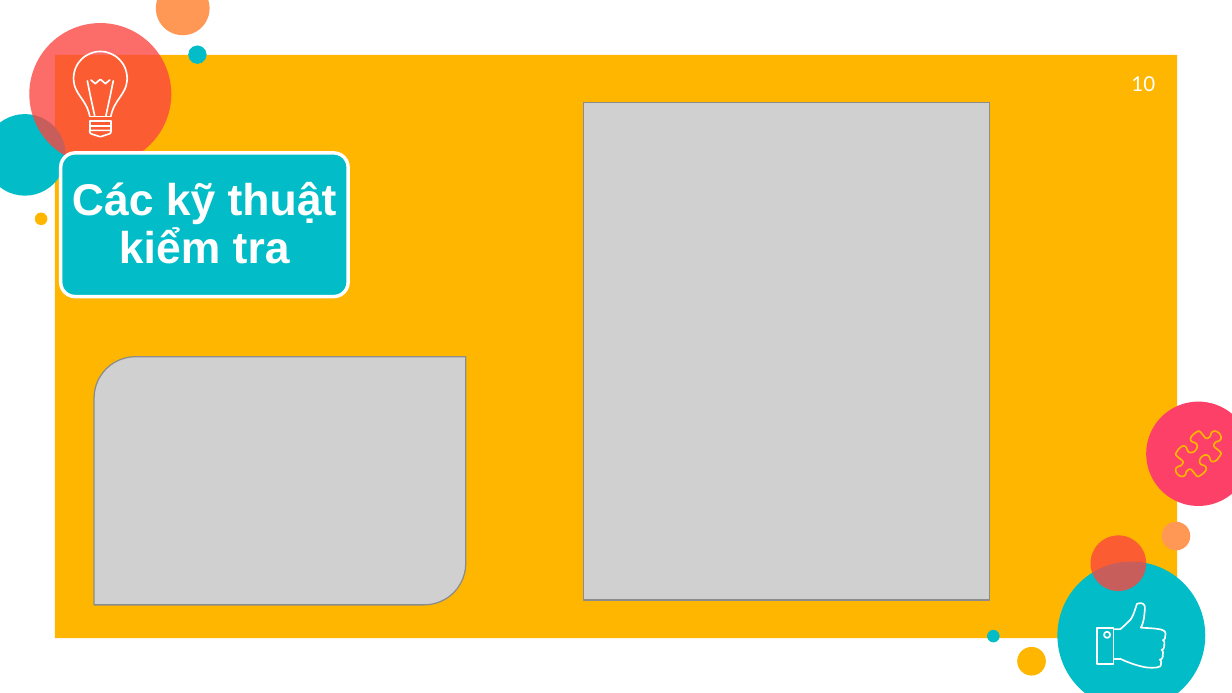
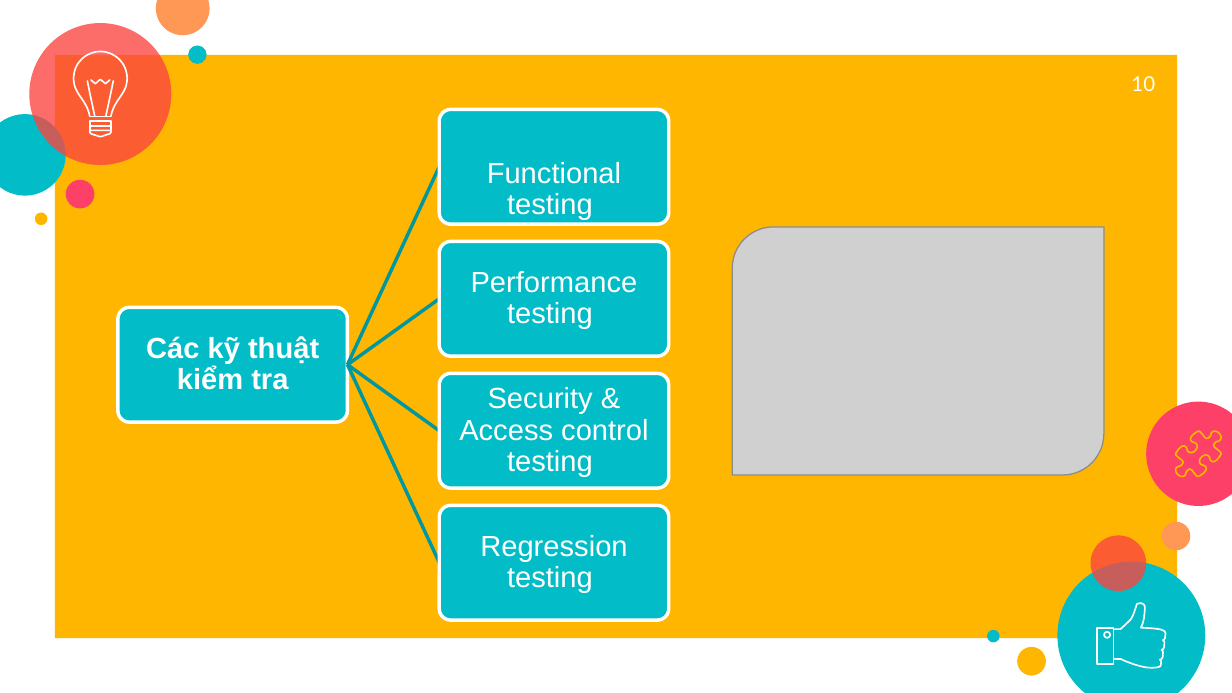
Before and after one commit to ngocvghy2000/AssignmentSOF303, a slide deck: slide 10 of thuyết trình ngay 23-4-2020/slide 22-4-20.pptx. Drawn at 1232x693 pixels with LibreOffice and Linux fonts; fonts in the diff are those of the drawing; grey boxes stand for pictures. Boxes give left, top, right and bottom in pixels: in the first picture for what was removed or moved away, otherwise in the second. Text is boxed around its words. In the diff, an @@ line names an element or a change of style, - is before the commit and + after.

```diff
--- a/thuyết trình ngay 23-4-2020/slide 22-4-20.pptx
+++ b/thuyết trình ngay 23-4-2020/slide 22-4-20.pptx
@@ picture removed at (583, 102, 989, 600) @@
@@ ellipse added at (65, 180, 94, 208), fill #FC4067 @@
@@ picture: place and size @@
-picture at (94, 357, 466, 605)
+picture at (732, 227, 1104, 474)
@@ rounded rectangle: place and size @@
-rounded rectangle at (60, 153, 347, 297)
+rounded rectangle at (118, 308, 347, 423)
@@ text "Các kỹ thuật kiểm tra": place and size @@
-text "Các kỹ thuật kiểm tra" at (72, 181, 337, 264)
+text "Các kỹ thuật kiểm tra" at (146, 336, 319, 390)
@@ text "Các kỹ thuật kiểm tra" at (146, 336, 319, 390): size 26 to 17 pt; less space between paragraphs @@
@@ group added at (345, 110, 669, 620): 4 freeform shapes, 4 rounded rectangles, 4 texts @@
+Functional testing
+Performance testing
+Security & Access control testing
+Regression testing
```
